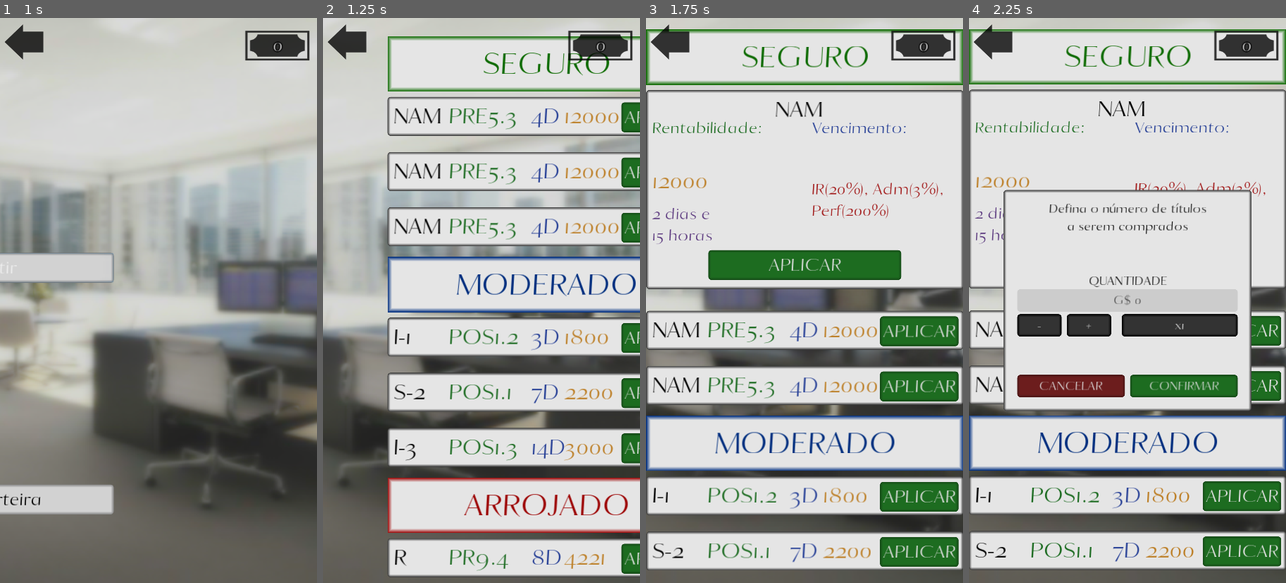
Above: before the commit, frames 1-4 (left to right).
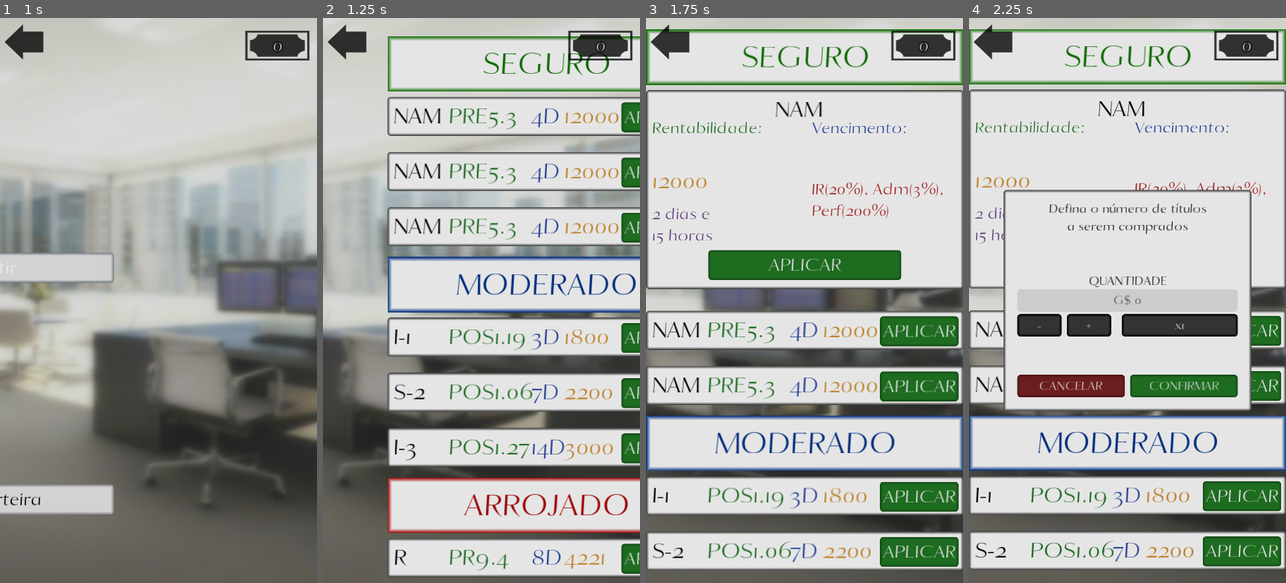
Above: after the commit, the same moments.

Repository: AndreMoukarzel/Grana-Preta
Game: Godot game, scene res://broker/Broker.tscn
Two runs of this game, one before a commit and one after it. Both use one fixed random seed, a clock stepped at 60 frames per second and the inputs below. This scene is started directly instead of the project's main scene.
Inputs:
- Up to frame 1 (1 s): click "Investir" at 0.5 s
- Up to frame 2 (1.25 s): no input
- Up to frame 3 (1.75 s): click "NAM" at 1.25 s
- Up to frame 4 (2.25 s): click "APLICAR" at 2 s

Frame 1 is identical in both runs. In frame 2, 0.2% of the frame differs, in the area x 57-67%, y 55-79%; in frame 3, 0.2%; in frame 4, 0.1%.
Error in both runs: Invalid get index '99' (on base: 'Array'). (res://broker/bond/BondGenerator.gd:123)

Commit message:
Increase precision of resumed rentability of moderated bonds
Closes #47

Diff:
--- a/broker/bond/Bond.gd
+++ b/broker/bond/Bond.gd
@@ -58,7 +58,7 @@
 	if rentability_type == "Pre-fixada":
 		$Rentability.text = str("PRE", stepify(display_rentability, 0.1))
 	elif rentability_type == "Pos-fixada":
-		$Rentability.text = str("POS", stepify(display_rentability, 0.1))
+		$Rentability.text = str("POS", stepify(display_rentability, 0.01))
 		$Name.text = bond_name
 	elif rentability_type == "Prov":
 		$Rentability.text = str("PR", stepify(display_rentability, 0.1))
